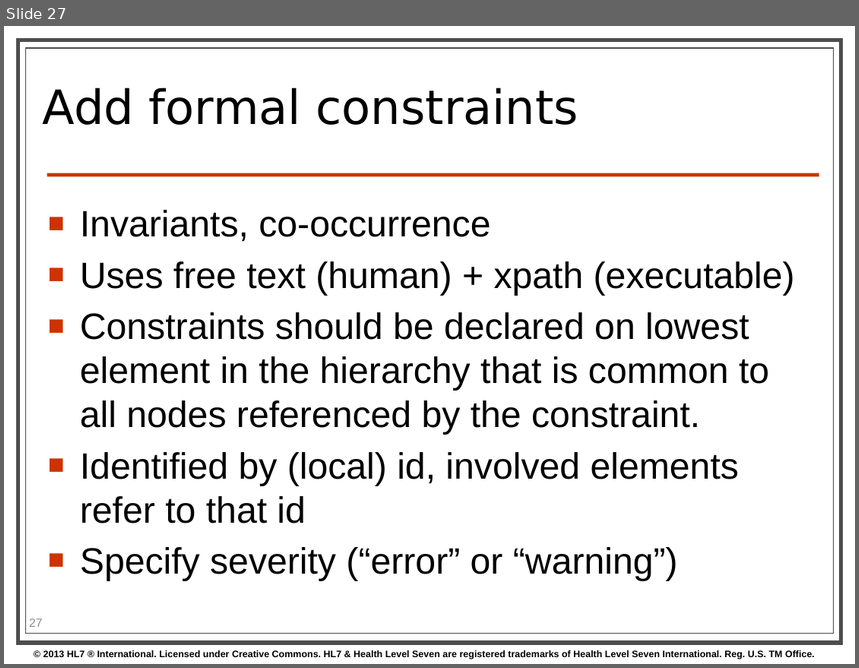
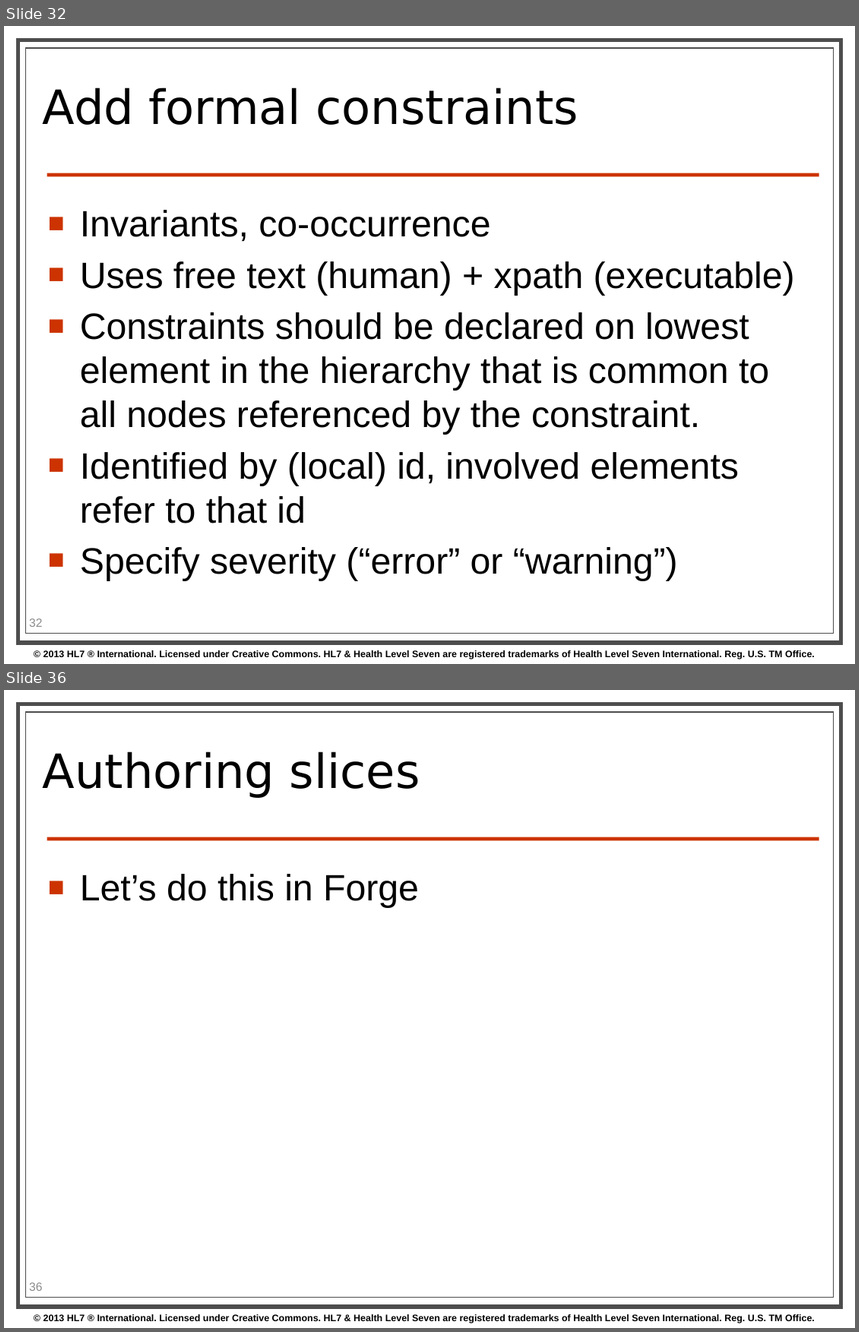
Before and after one commit to kevinpeterson/fhir, a slide deck: presentations/2014-01 Tutorials/201401 - San Antonio - Profiling FHIR.pptx. Shown one above the other, each under a label of ours: slide 27 before the commit, slides 32 and 36 after it; the slides between them are not shown. The pictures are 859x668 and 859x1332 pixels, drawn with LibreOffice and Linux fonts; fonts in the diff are those of the drawing; background and template pictures are left out. Boxes give left, top, right and bottom in pixels: in the first picture for what was removed or moved away, otherwise in the second. Text is boxed around its words. In the diff, an @@ line names an element or a change of style, - is before the commit and + after.

```diff
--- a/presentations/2014-01 Tutorials/201401 - San Antonio - Profiling FHIR.pptx
+++ b/presentations/2014-01 Tutorials/201401 - San Antonio - Profiling FHIR.pptx
@@ slide 36 added at (x1=4, y1=690, x2=855, y2=1328), background #FFFFFF; not listed: 4 template elements that a slide beside it also shows @@
@@ title added at (x1=43, y1=752, x2=420, y2=798), 40 pt, text #000000 @@
+Authoring slices
@@ text added at (x1=80, y1=874, x2=419, y2=908), 31 pt, text #000000 @@
+■ Let’s do this in Forge
@@ page number added at (x1=29, y1=1283, x2=42, y2=1291), 10 pt, text #8C8C8C @@
+36
@@ what was slide 27 is now slide 32 @@
@@ page number at (x1=29, y1=619, x2=42, y2=627): text changed @@
-27
+32
```
Also in this commit, not shown: 5 slides changed, 10 other slides added, 2 slides removed.
